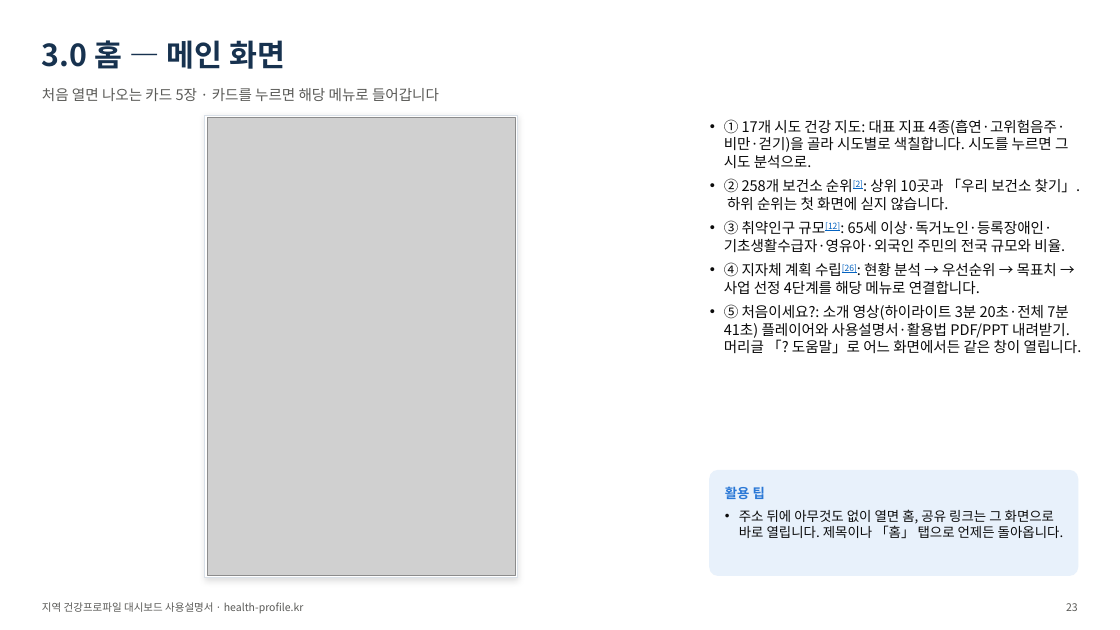
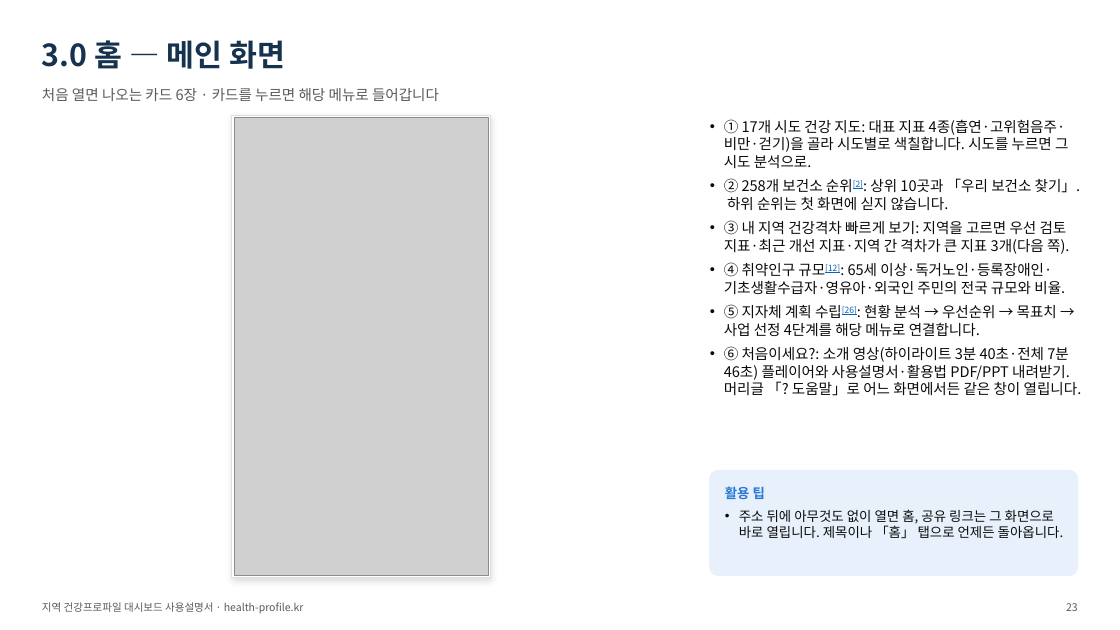
Before and after one commit to soonryu74/soonryu74.github.io, a slide deck: slide 23 of health-dashboard/docs/지역건강프로파일_대시보드_사용설명서_v1.pptx. Drawn at 1120x630 pixels with LibreOffice and Linux fonts; fonts in the diff are those of the drawing; grey boxes stand for pictures. Boxes give left, top, right and bottom in pixels: in the first picture for what was removed or moved away, otherwise in the second. Text is boxed around its words. In the diff, an @@ line names an element or a change of style, - is before the commit and + after.

```diff
--- a/health-dashboard/docs/지역건강프로파일_대시보드_사용설명서_v1.pptx
+++ b/health-dashboard/docs/지역건강프로파일_대시보드_사용설명서_v1.pptx
@@ text at (42,88,439,101): text changed @@
-처음 열면 나오는 카드 5장 · 카드를 누르면 해당 메뉴로 들어갑니다
+처음 열면 나오는 카드 6장 · 카드를 누르면 해당 메뉴로 들어갑니다
@@ rectangle: place and size @@
-rectangle at (205,115,518,578)
+rectangle at (232,115,491,578)
@@ picture: place and size @@
-picture at (208,118,515,576)
+picture at (234,118,488,576)
@@ text at (724,220,1082,396): text changed @@
-• ③ 취약인구 규모[12]: 65세 이상·독거노인·등록장애인·기초생활수급자·영유아·외국인 주민의 전국 규모와 비율.
-• ④ 지자체 계획 수립[26]: 현황 분석 → 우선순위 → 목표치 → 사업 선정 4단계를 해당 메뉴로 연결합니다.
-• ⑤ 처음이세요?: 소개 영상(하이라이트 3분 20초·전체 7분 41초) 플레이어와 사용설명서·활용법 PDF/PPT 내려받기. 머리글 「? 도움말」로 어느 화면에서든 같은 창이 열립니다.
+• ③ 내 지역 건강격차 빠르게 보기: 지역을 고르면 우선 검토 지표·최근 개선 지표·지역 간 격차가 큰 지표 3개(다음 쪽).
+• ④ 취약인구 규모[12]: 65세 이상·독거노인·등록장애인·기초생활수급자·영유아·외국인 주민의 전국 규모와 비율.
+• ⑤ 지자체 계획 수립[26]: 현황 분석 → 우선순위 → 목표치 → 사업 선정 4단계를 해당 메뉴로 연결합니다.
+• ⑥ 처음이세요?: 소개 영상(하이라이트 3분 40초·전체 7분 46초) 플레이어와 사용설명서·활용법 PDF/PPT 내려받기. 머리글 「? 도움말」로 어느 화면에서든 같은 창이 열립니다.
```
Also in this commit, not shown: 43 other slides changed, 7 slides added, 9 other files.
